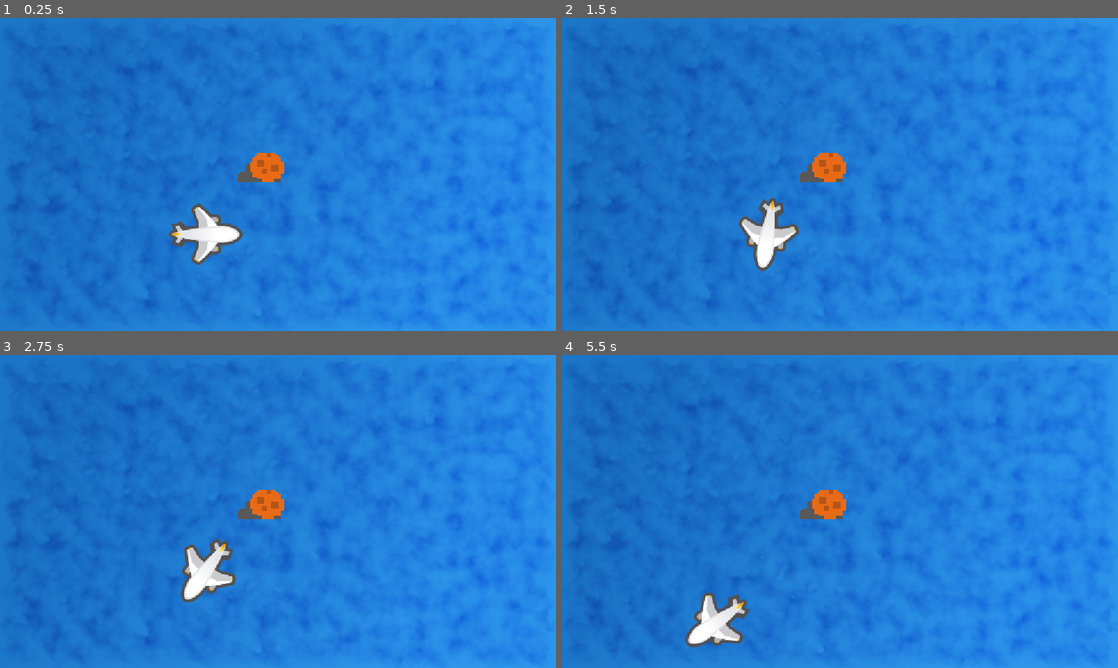
Above: before the commit, frames 1-4 (two rows, left to right).
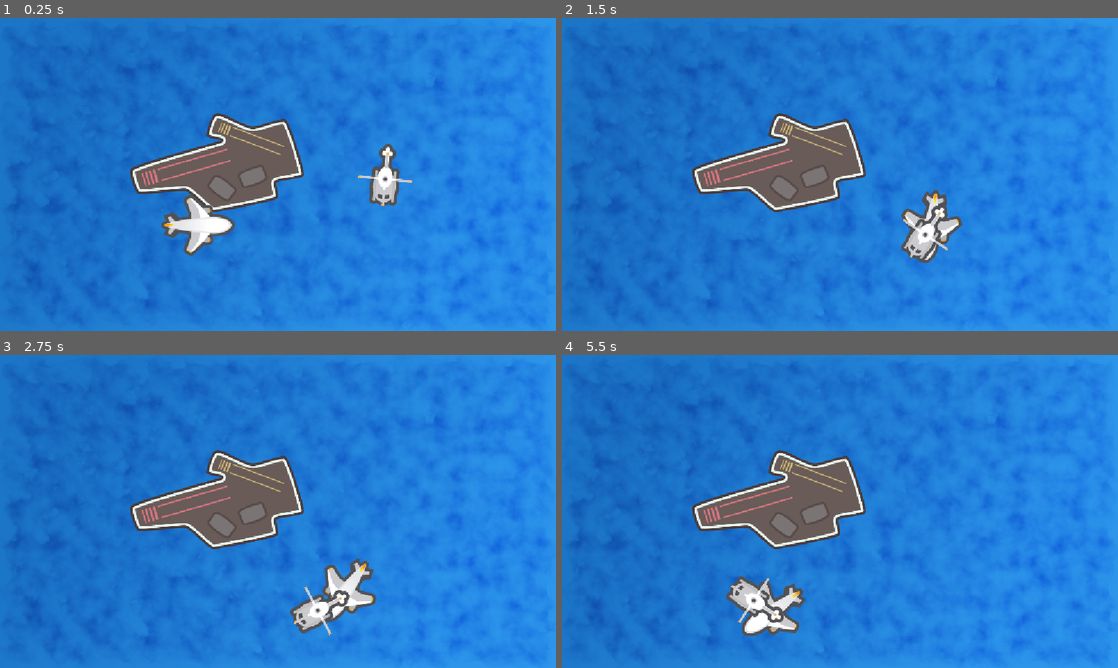
Above: after the commit, the same moments.

Repository: ligarius20fps/kurs-godot
Game: Godot game, scene res://Scenes/Ocean/Ocean.tscn
Same seed, same stepped clock (60 frames per second), same inputs: the game is played once before the commit and once after it.
Inputs:
- Up to frame 1 (0.25 s): no input
- Up to frame 2 (1.5 s): hold Right (ui_right) 0.53-1.28 s; tap Space (ui_select) at 0.6, 0.77, 1.07, 1.35 s; hold Left (ui_left) from 1.28 s (still down)
- Up to frame 3 (2.75 s): tap Space (ui_select) at 1.52, 1.82, 2.1 s; release Left (ui_left) at 2.03 s; hold Right (ui_right) from 2.03 s (still down)
- Up to frame 4 (5.5 s): release Right (ui_right) at 2.78 s; hold Up (ui_up) 2.78-3.53 s; tap Space (ui_select) at 2.85, 3.02, 3.32, 3.6, 3.77, 4.07, 4.35, 4.52, 4.82, 5.1 s; hold Left (ui_left) from 3.53 s (still down)

The runs differ from the first frame. In frame 1, 8.1% of the frame differs, in the area x 23-75%, y 30-79%; in frame 2, 8.4%; in frame 3, 8.8%, in the area x 23-68%, y 30-90%; in frame 4, 8.7%.

Commit message:
lekcja po względnym położeniu

Diff:
--- a/podstawy/Scenes/Ocean/Ocean.gd
+++ b/podstawy/Scenes/Ocean/Ocean.gd
@@ -1,6 +1,6 @@
 extends Node2D
 
-@onready var samolot: Sprite2D = $Plane
+@onready var samolot: Sprite2D = $Carrier/Plane
 @onready var heli: Sprite2D = $Helicopter
 @onready var chrup: AudioStreamPlayer = $chrup
 const speed:int = 200
@@ -14,7 +14,7 @@
 # Called every frame. 'delta' is the elapsed time since the previous frame.
 func _process(delta: float) -> void:
 	# przemieszczaj latające maszyny
-	#heli.move_local_x(speed * delta * 0.5)
+	heli.move_local_x(speed * delta * 0.5)
 	if Input.is_action_pressed("ui_up"):
 		samolot.move_local_x(speed * delta)
 
@@ -26,8 +26,9 @@
 		samolot.rotate(rotate_speed * delta)
 
 	# chrupaj gdy naciskam spację
-	if Input.is_action_just_pressed("ui_select" ):
+	if Input.is_action_just_pressed("ui_select"):
 		chrup.play()
+		samolot.global_position = Vector2(heli.position.x, heli.position.y)
 
 	# ćwiczenie: helikopter lata w kółko
 	heli.rotate(rotate_speed / 8 * delta)
--- a/podstawy/Scenes/Ocean/Ocean.tscn
+++ b/podstawy/Scenes/Ocean/Ocean.tscn
@@ -5,7 +5,7 @@
 [ext_resource type="Texture2D" uid="uid://bk2m1euaa1lqc" path="res://Assets/Plane.png" id="2_i4j2t"]
 [ext_resource type="Texture2D" uid="uid://clo24arucp3mn" path="res://Assets/Helicopter.png" id="3_2ucyk"]
 [ext_resource type="AudioStream" uid="uid://dafj612g3j7df" path="res://Assets/eating.wav" id="5_fyc3p"]
-[ext_resource type="Texture2D" uid="uid://uqqaksyiyj0w" path="res://Assets/tile_454.png" id="6_t11xa"]
+[ext_resource type="Texture2D" uid="uid://cy4beqi4qk2l1" path="res://Assets/Carrier.png" id="6_t11xa"]
 
 [node name="Ocean" type="Node2D" unique_id=779895630]
 script = ExtResource("1_y20wh")
@@ -15,21 +15,19 @@
 centered = false
 metadata/_edit_lock_ = true
 
+[node name="Carrier" type="Sprite2D" parent="." unique_id=1554988181]
+position = Vector2(450, 300)
+texture = ExtResource("6_t11xa")
+
+[node name="Plane" type="Sprite2D" parent="Carrier" unique_id=1378103251]
+position = Vector2(-40, 129)
+texture = ExtResource("2_i4j2t")
+
 [node name="Helicopter" type="Sprite2D" parent="." unique_id=742845085]
-position = Vector2(1259, 469)
+position = Vector2(800, 300)
 rotation = 1.5707964
 texture = ExtResource("3_2ucyk")
-
-[node name="Plane" type="Sprite2D" parent="." unique_id=1378103251]
-position = Vector2(426, 448)
-texture = ExtResource("2_i4j2t")
 
 [node name="chrup" type="AudioStreamPlayer" parent="." unique_id=268567853]
 stream = ExtResource("5_fyc3p")
 volume_db = -8.0
-
-[node name="rzuf" type="Sprite2D" parent="." unique_id=1789025827]
-texture_filter = 1
-position = Vector2(539.99994, 286)
-scale = Vector2(5, 5)
-texture = ExtResource("6_t11xa")
